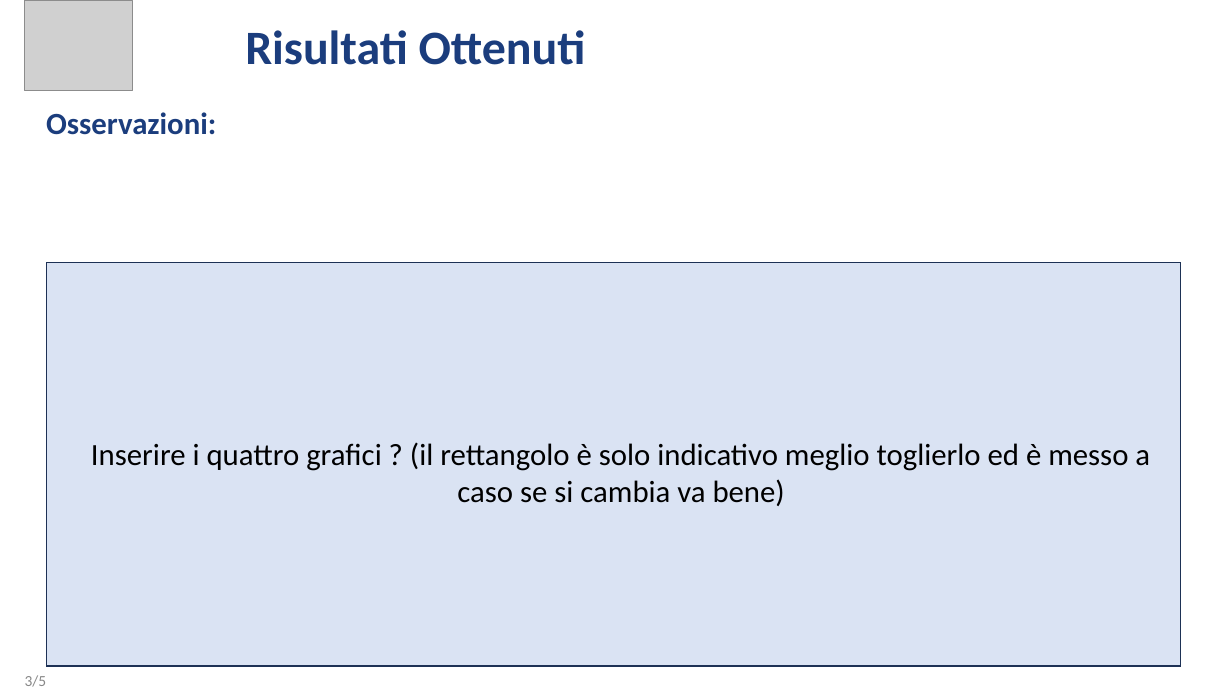
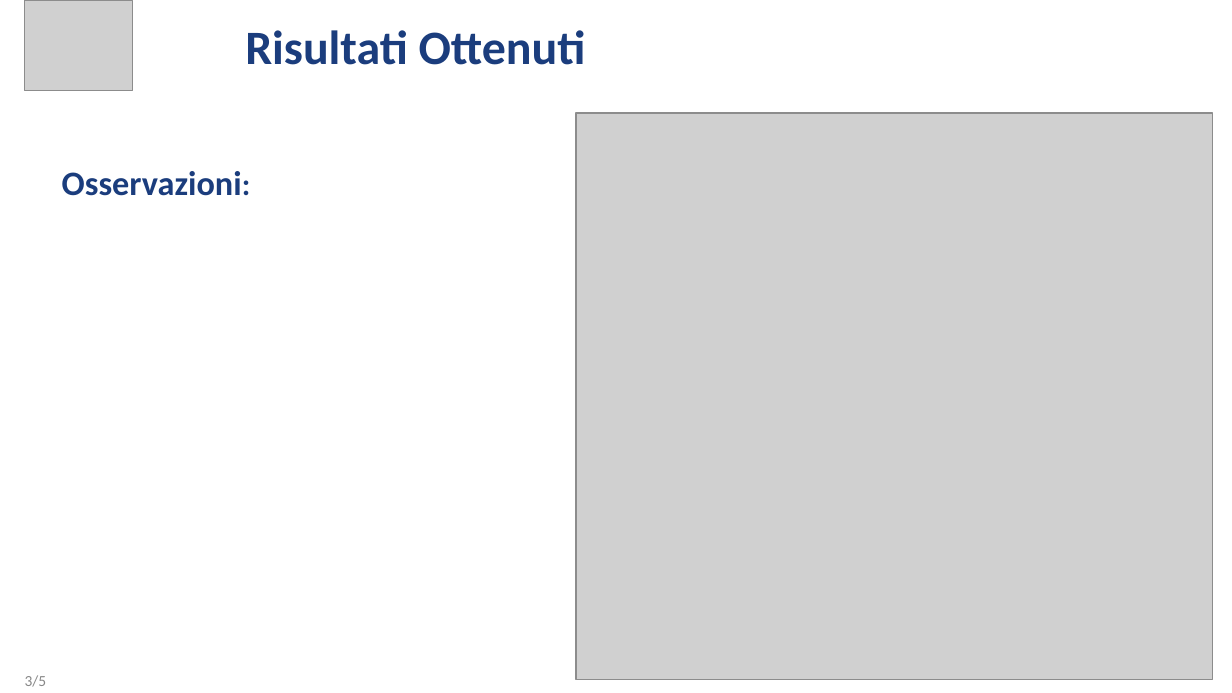
Before and after one commit to Eros-Pinzani/Statistical-Learning, a slide deck: slide 3 of Homework1/Presentazione_da_terminare.pptx. Drawn at 1232x693 pixels with LibreOffice and Linux fonts; fonts in the diff are those of the drawing; grey boxes stand for pictures. Boxes give left, top, right and bottom in pixels: in the first picture for what was removed or moved away, otherwise in the second. Text is boxed around its words. In the diff, an @@ line names an element or a change of style, - is before the commit and + after.

```diff
--- a/Homework1/Presentazione_da_terminare.pptx
+++ b/Homework1/Presentazione_da_terminare.pptx
@@ picture added at [577,113,1214,680] @@
@@ text "Osservazioni:": place and size @@
-text "Osservazioni:" at [46,112,216,135]
+text "Osservazioni:" at [62,171,242,196]
@@ text "Osservazioni:" at [62,171,242,196]: size 18 to 20 pt @@
@@ rectangle removed at [47,262,1181,665] @@
@@ text removed at [91,442,1150,506] @@
-Inserire i quattro grafici ? (il rettangolo è solo indicativo meglio toglierlo ed è messo a caso se si cambia va bene)
```
Also in this commit, not shown: 2 other slides changed.
